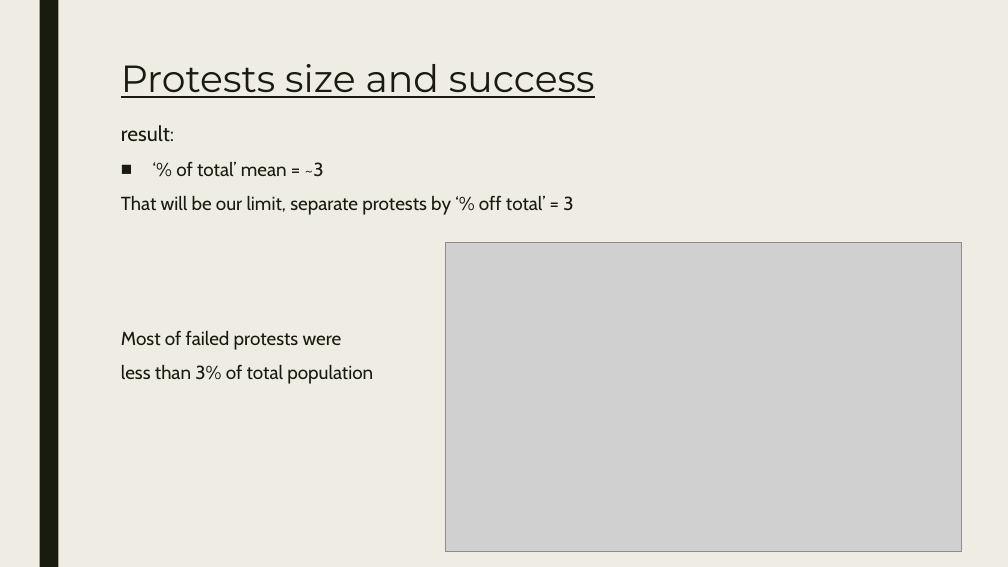
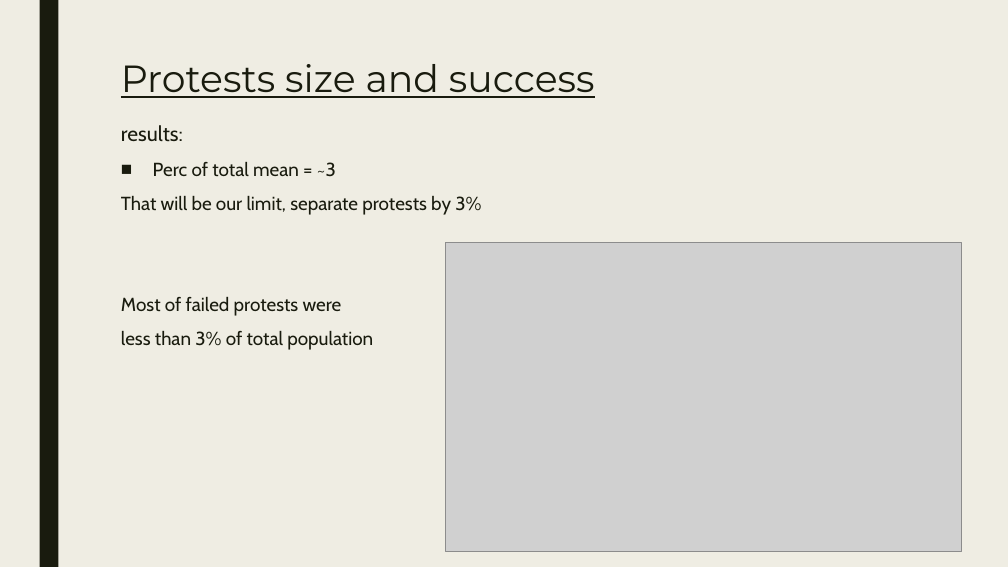
Before and after one commit to Dimnir/Protests, a slide deck: slide 10 of Presentation.pptx. Drawn at 1008x567 pixels with LibreOffice and Linux fonts; fonts in the diff are those of the drawing; grey boxes stand for pictures. Boxes give left, top, right and bottom in pixels: in the first picture for what was removed or moved away, otherwise in the second. Text is boxed around its words. In the diff, an @@ line names an element or a change of style, - is before the commit and + after.

```diff
--- a/Presentation.pptx
+++ b/Presentation.pptx
@@ text at [121,125,481,215]: text changed @@
-result:
-■ ‘% of total’ mean = ~3
-That will be our limit, separate protests by ‘% off total’ = 3
+results:
+■ Perc of total mean = ~3
+That will be our limit, separate protests by 3%
```
Also in this commit, not shown: 16 other slides changed.
